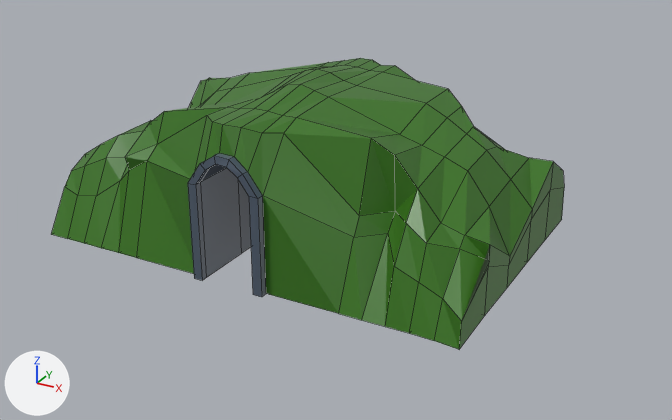
Before and after pictures for a commit that changed the Blender file assets/models/ObstaclesModel.blend.
Camera for both pictures: a camera (50 mm lens) standing at (6.02, -10.23, 5.45) and looking at (0.43, -0.06, 0.37). Lighting does not change. The marker at lower left points along +X, +Y and +Z. Mesh edges are drawn as thin lines. The same objects are shown in both versions, whatever each file hides.

Objects in the first picture: 'ObstacleTunnelModel'.
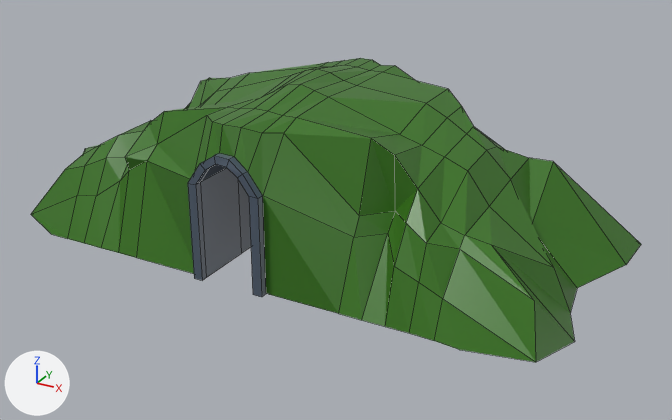
Location of each change, (x1, y1, x2, y2) in pixels of the pictures (672 x 420 px):
'ObstacleTunnelModel', reshaped (19% wider)
    before: (51, 58, 564, 349)
    after: (31, 58, 641, 362)
part 1 of me_cube_004, cut back
    before: (51, 145, 564, 349)
    after: (31, 103, 641, 362)

The edits, one by one:
me_cube_004 is used by ob_obstacletunnelmodel; location (0.0, 0.0, 1.5).
me_cube_004 had 332 vertices, 322 faces and spanned x -3.08..3.0, y -2.04..2.04, z -1.55..0.66.
me_cube_004 now has 276 vertices, 252 faces and spans x -4.07..4.14, y -2.04..2.04, z -1.78..0.66.
Part 1, on me_cube_004:
64 vertices are removed from x -3.0..3.0, y -1.16..1.91, z -1.55..0.12.
80 faces are deleted.
13 vertices move from x -3.08..3.0, y -1.92..1.89, z -1.19..-0.59 to x -4.07..4.14, y -1.92..1.89, z -1.68..-0.59.
8 vertices are added at x -4.0..4.1, y -1.16..1.16, z -1.78..-1.53.
10 new faces join them.
